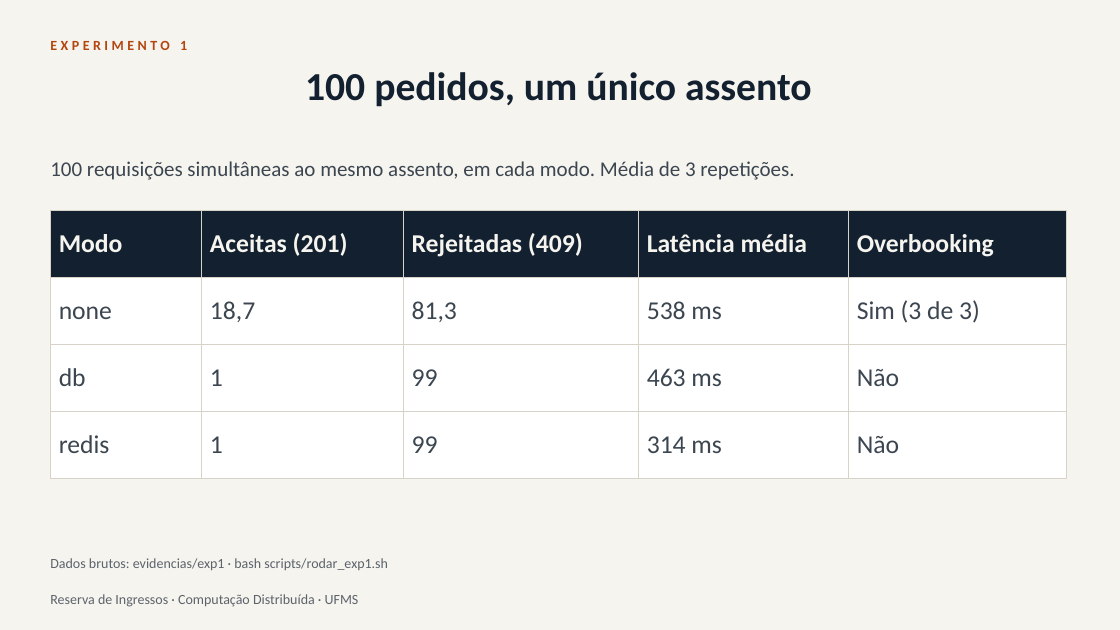
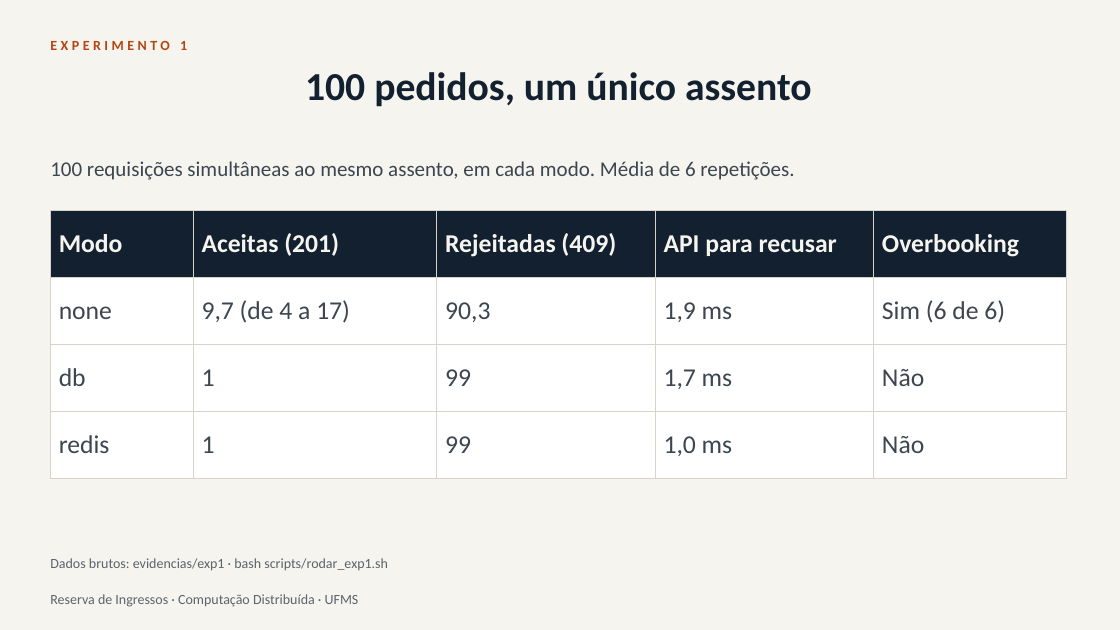
Before and after one commit to eliassilva21dt-tech/reserva-de-ingressos, a slide deck: slide 8 of docs/apresentacao.pptx. Drawn at 1120x630 pixels with LibreOffice and Linux fonts; fonts in the diff are those of the drawing. Boxes give left, top, right and bottom in pixels: in the first picture for what was removed or moved away, otherwise in the second. Text is boxed around its words. In the diff, an @@ line names an element or a change of style, - is before the commit and + after.

```diff
--- a/docs/apresentacao.pptx
+++ b/docs/apresentacao.pptx
@@ text at (50,161,794,180): text changed @@
-100 requisições simultâneas ao mesmo assento, em cada modo. Média de 3 repetições.
+100 requisições simultâneas ao mesmo assento, em cada modo. Média de 6 repetições.
@@ table at (50,210,1067,460) @@
-row 1, column 4: Latência média
+row 1, column 4: API para recusar
-row 2: none | 18,7 | 81,3 | 538 ms | Sim (3 de 3)
+row 2: none | 9,7 (de 4 a 17) | 90,3 | 1,9 ms | Sim (6 de 6)
-row 3, column 4: 463 ms
+row 3, column 4: 1,7 ms
-row 4, column 4: 314 ms
+row 4, column 4: 1,0 ms
```
Also in this commit, not shown: 3 other slides changed, 10 other files.
